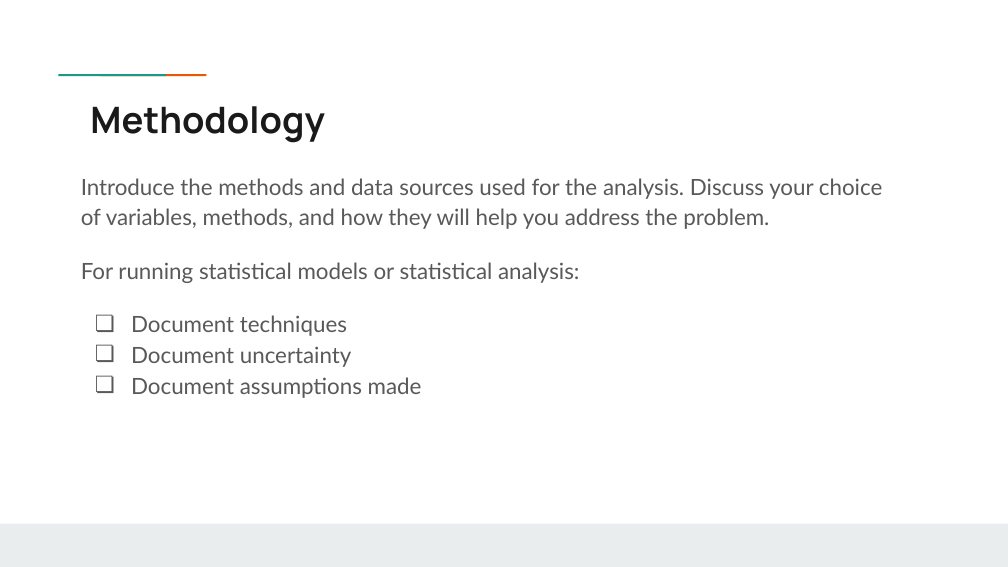
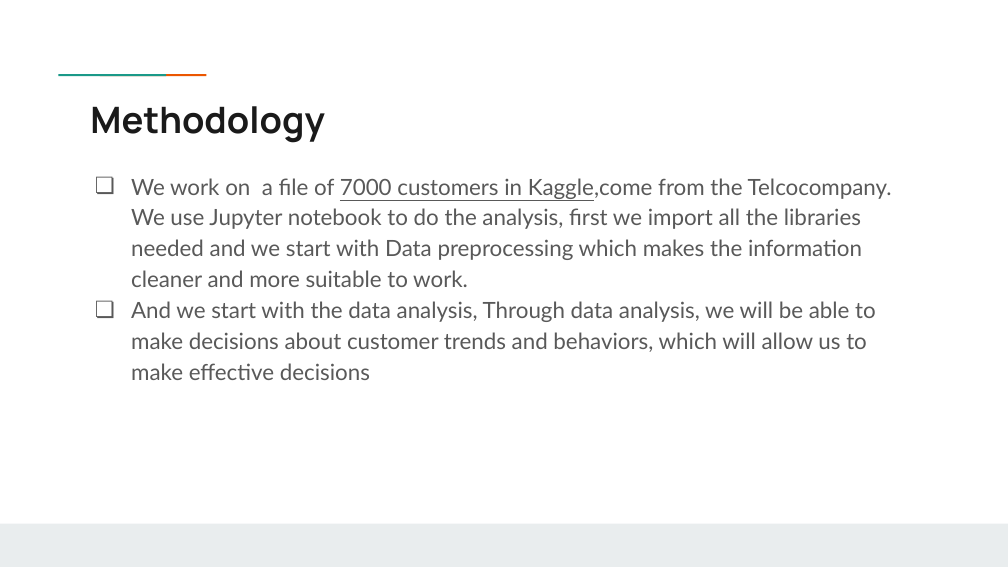
Before and after one commit to Chvava11/Bi_project_customer_churn, a slide deck: slide 3 of Result/Vanessa’s project .pptx. Drawn at 1008x567 pixels with LibreOffice and Linux fonts; fonts in the diff are those of the drawing; background and template pictures are left out. Boxes give left, top, right and bottom in pixels: in the first picture for what was removed or moved away, otherwise in the second. Text is boxed around its words. In the diff, an @@ line names an element or a change of style, - is before the commit and + after.

```diff
--- a/Result/Vanessa’s project .pptx
+++ b/Result/Vanessa’s project .pptx
@@ text at (131,178,892,380): text changed @@
-Introduce the methods and data sources used for the analysis. Discuss your choice of variables, methods, and how they will help you address the problem.
-For running statistical models or statistical analysis:
-❏ Document techniques
-❏ Document uncertainty
-❏ Document assumptions made
+❏ We work on a file of 7000 customers in Kaggle,come from the Telcocompany. We use Jupyter notebook to do the analysis, first we import all the libraries needed and we start with Data preprocessing which makes the information cleaner and more suitable to work.
+❏ And we start with the data analysis, Through data analysis, we will be able to make decisions about customer trends and behaviors, which will allow us to make effective decisions
```
Also in this commit, not shown: 3 other slides changed, 1 slide added, 1 slide removed, 1 other file.
